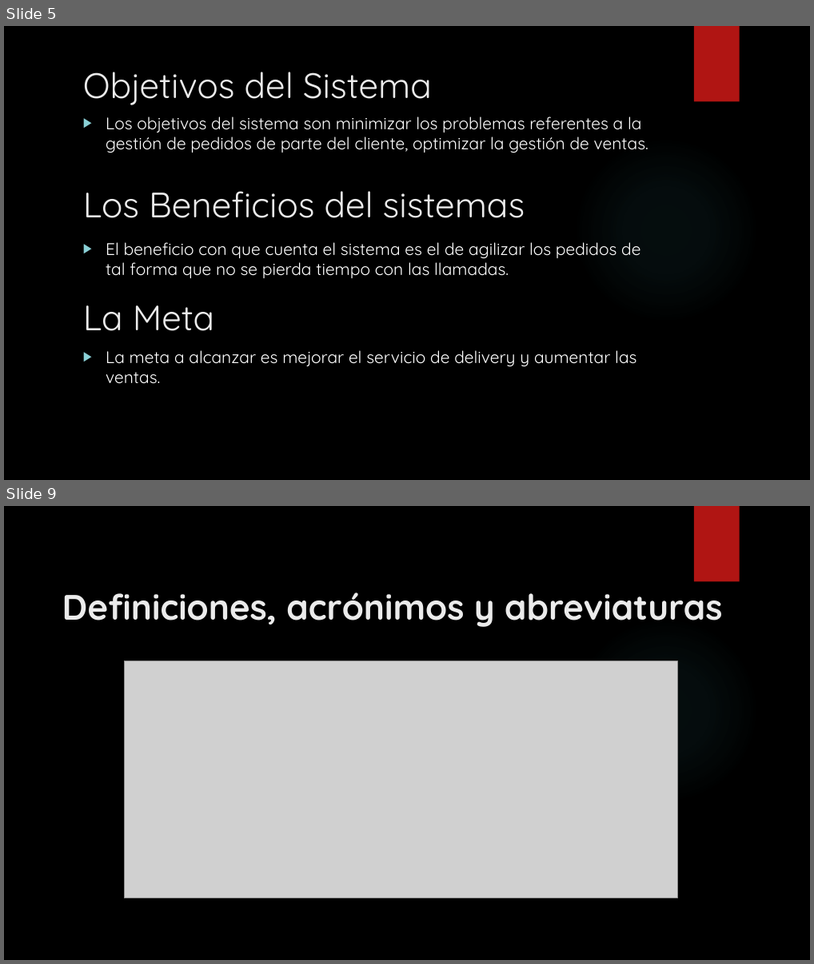
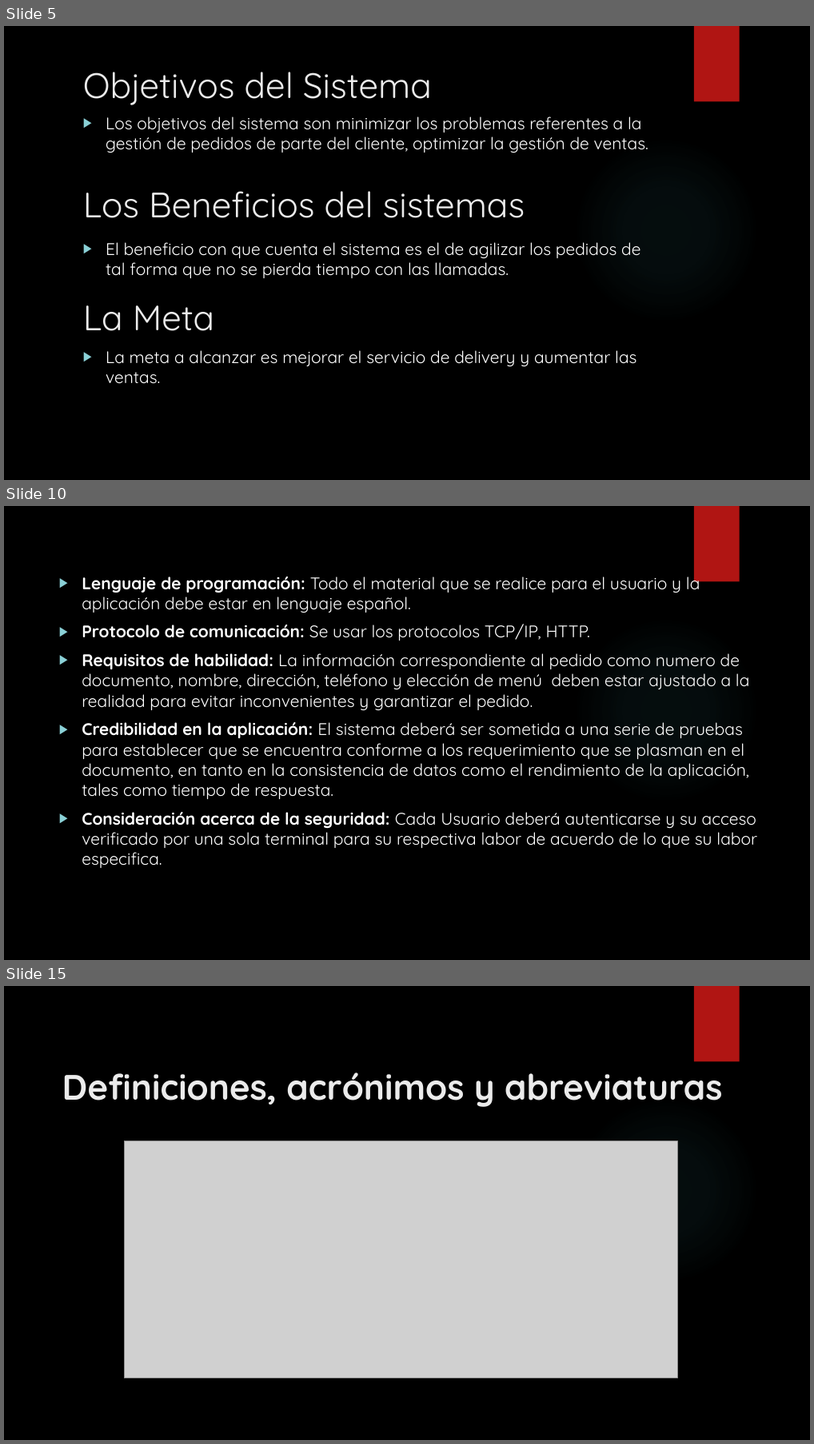
Before and after one commit to francben/proyectoDeliberyApp, a slide deck: Presentacion de Clase.pptx. Shown one above the other, each under a label of ours: slides 5 and 9 before the commit, slides 5, 10 and 15 after it; the slides between them are not shown. The pictures are 814x964 and 814x1444 pixels, drawn with LibreOffice and Linux fonts; fonts in the diff are those of the drawing; grey boxes stand for pictures; background and template pictures are left out. Boxes give left, top, right and bottom in pixels: in the first picture for what was removed or moved away, otherwise in the second. Text is boxed around its words. In the diff, an @@ line names an element or a change of style, - is before the commit and + after.

Commit message:
sigo añadiendo diapositivas con descripciones del sistema

```diff
--- a/Presentacion de Clase.pptx
+++ b/Presentacion de Clase.pptx
@@ slide 10 added at <box>4,506,810,960</box>, background picture (left out); not listed: 2 template elements that a slide beside it also shows @@
@@ text added at <box>82,572,758,868</box>, 20 pt, text #FFFFFF @@
+▶ Lenguaje de programación: Todo el material que se realice para el usuario y la aplicación debe estar en lenguaje español.
+▶ Protocolo de comunicación: Se usar los protocolos TCP/IP, HTTP.
+▶ Requisitos de habilidad: La información correspondiente al pedido como numero de documento, nombre, dirección, teléfono y elección de menú deben estar ajustado a la realidad para evitar inconvenientes y garantizar el pedido.
+▶ Credibilidad en la aplicación: El sistema deberá ser sometida a una serie de pruebas para establecer que se encuentra conforme a los requerimiento que se plasman en el documento, en tanto en la consistencia de datos como el rendimiento de la aplicación, tales como tiempo de respuesta.
+▶ Consideración acerca de la seguridad: Cada Usuario deberá autenticarse y su acceso verificado por una sola terminal para su respectiva labor de acuerdo de lo que su labor especifica.
@@ what was slide 9 is now slide 15 @@
```
Also in this commit, not shown: 1 slide changed, 5 other slides added.
